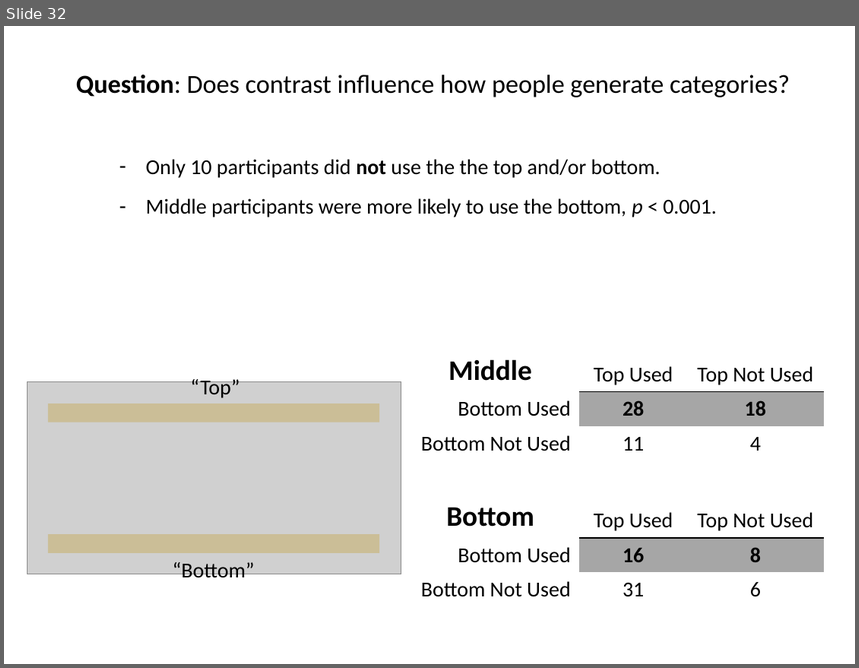
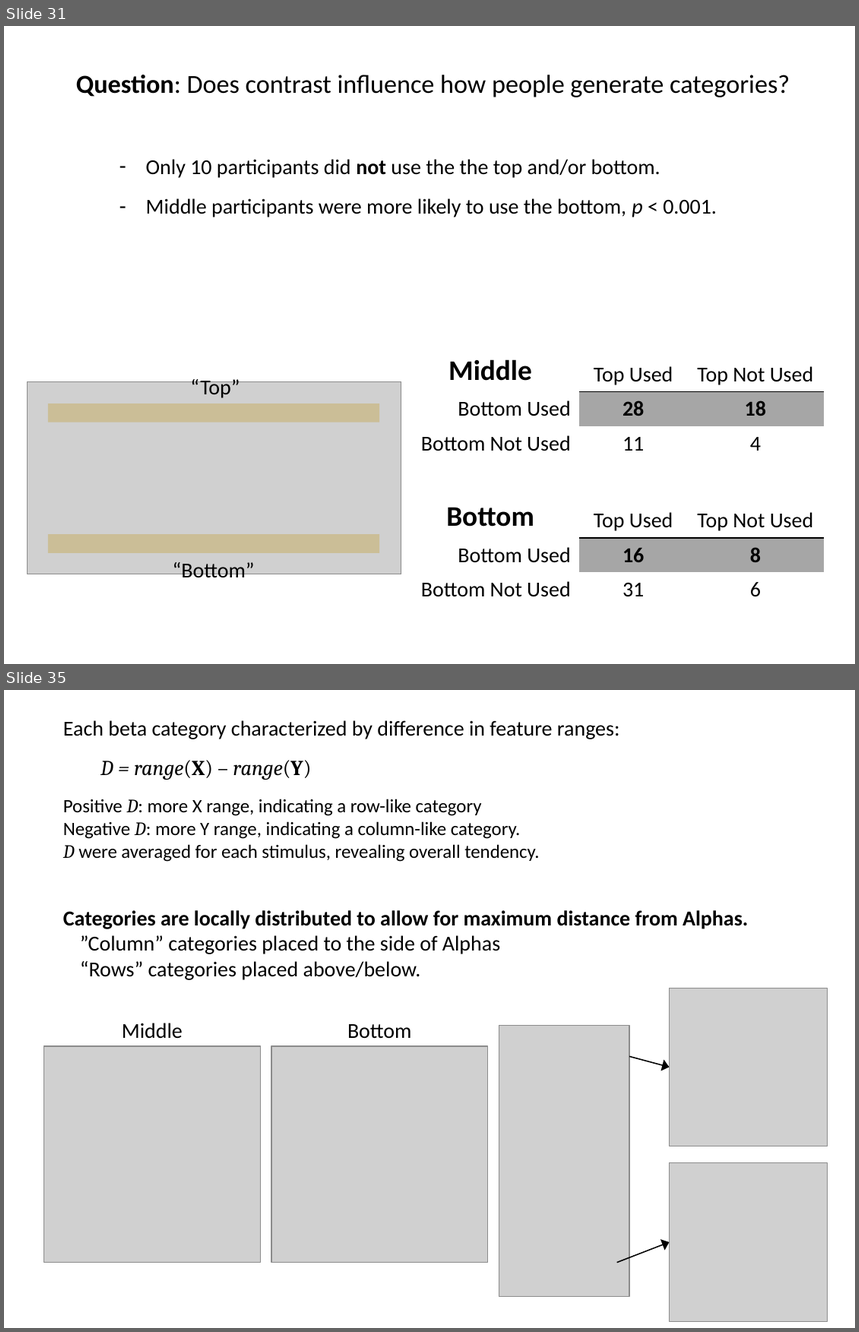
Before and after one commit to AusterweilLab/generating_categories, a slide deck: Presentations/ccn-bbag-march-2-2017.pptx. Shown one above the other, each under a label of ours: slide 32 before the commit, slides 31 and 35 after it; the slides between them are not shown. The pictures are 859x668 and 859x1332 pixels, drawn with LibreOffice and Linux fonts; fonts in the diff are those of the drawing; grey boxes stand for pictures. Boxes give left, top, right and bottom in pixels: in the first picture for what was removed or moved away, otherwise in the second. Text is boxed around its words. In the diff, an @@ line names an element or a change of style, - is before the commit and + after.

```diff
--- a/Presentations/ccn-bbag-march-2-2017.pptx
+++ b/Presentations/ccn-bbag-march-2-2017.pptx
@@ slide 35 added at [4, 690, 855, 1328], background #FFFFFF @@
@@ text added at [63, 720, 748, 980], 18 pt, text #000000 @@
+Each beta category characterized by difference in feature ranges:
+D = range(X) – range(Y)
+Positive D: more X range, indicating a row-like category
+Negative D: more Y range, indicating a column-like category.
+D were averaged for each stimulus, revealing overall tendency.
+Categories are locally distributed to allow for maximum distance from Alphas.
+”Column” categories placed to the side of Alphas
+“Rows” categories placed above/below.
@@ group added at [44, 988, 828, 1322]: 5 pictures, 2 texts, 2 arrows @@
+Middle
+Bottom
@@ what was slide 32 is now slide 31 @@
```
Also in this commit, not shown: 5 slides changed, 5 other slides added, 5 slides removed, 11 other files.
